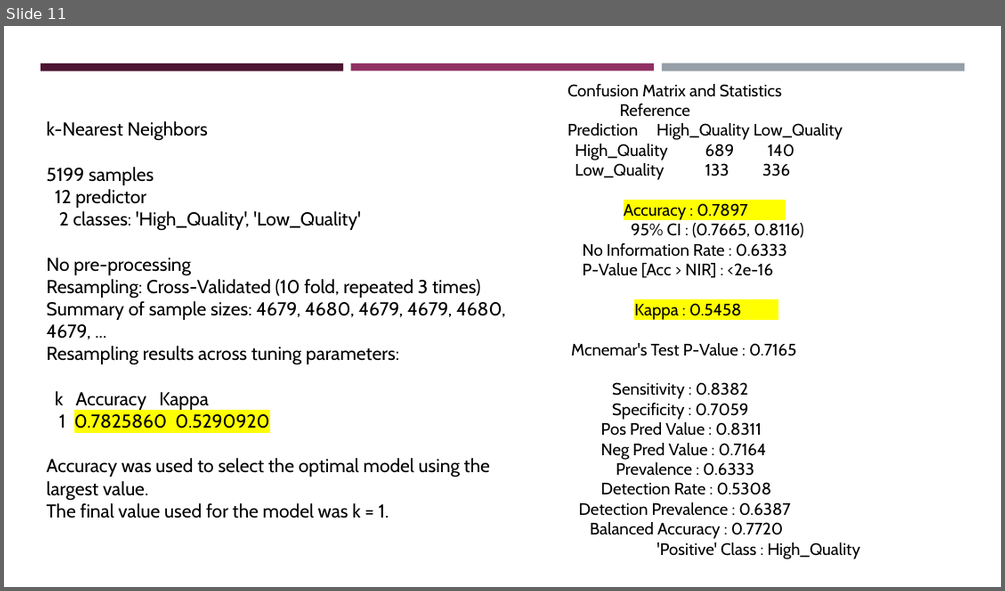
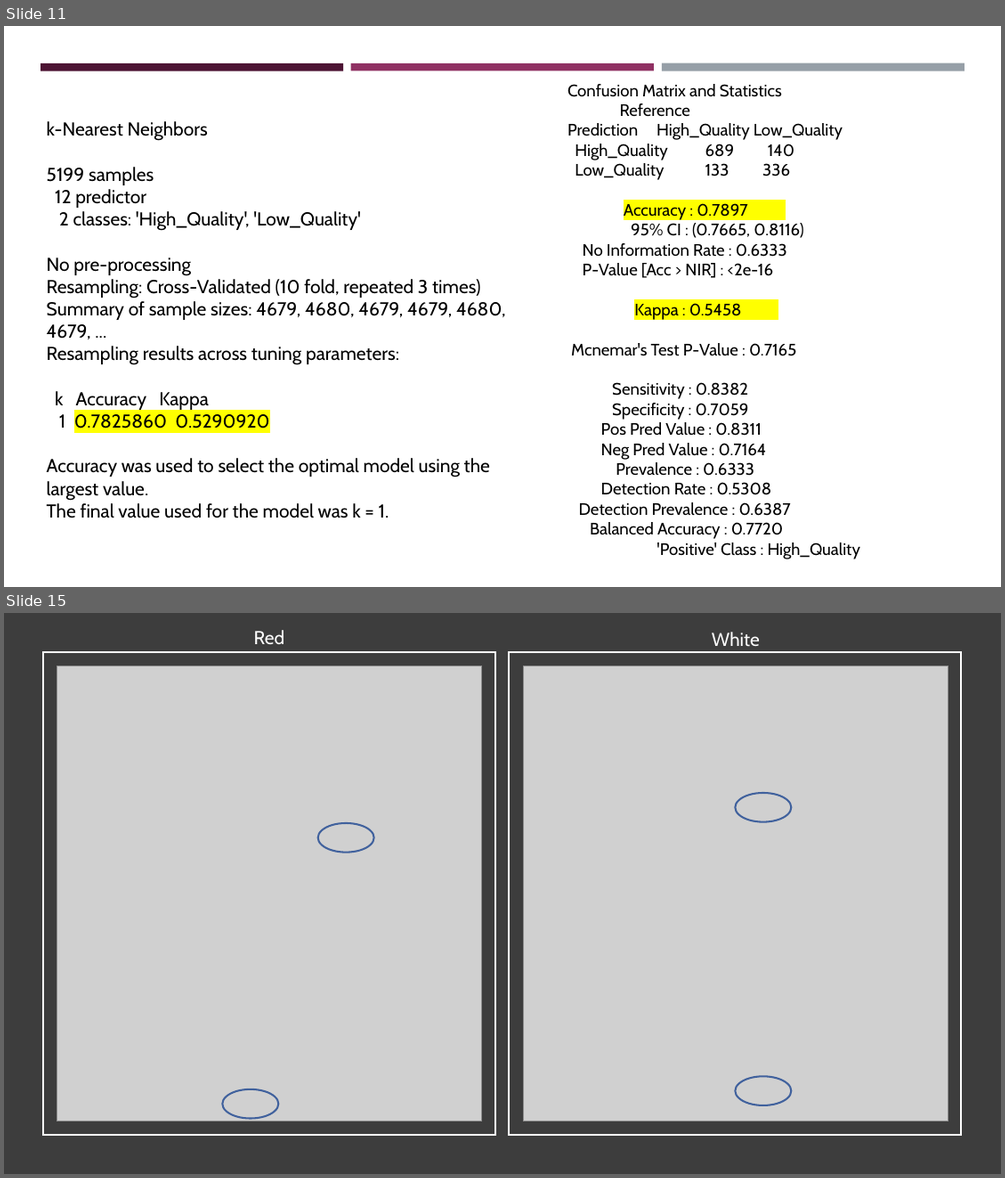
Before and after one commit to dudemandando/WineMachineLearning, a slide deck: IST707_Wine_Quality_Prediction_Dec2021.pptx. Shown one above the other, each under a label of ours: slide 11 before the commit, slides 11 and 15 after it; the slides between them are not shown. The pictures are 1005x591 and 1005x1178 pixels, drawn with LibreOffice and Linux fonts; fonts in the diff are those of the drawing; grey boxes stand for pictures. Boxes give left, top, right and bottom in pixels: in the first picture for what was removed or moved away, otherwise in the second. Text is boxed around its words. In the diff, an @@ line names an element or a change of style, - is before the commit and + after.

```diff
--- a/IST707_Wine_Quality_Prediction_Dec2021.pptx
+++ b/IST707_Wine_Quality_Prediction_Dec2021.pptx
@@ slide 15 added at box(4, 613, 1001, 1174), background #3D3D3D @@
@@ rectangle added at box(4, 613, 1001, 1174), fill #3D3D3D @@
@@ text added at box(254, 630, 285, 644), 18 pt, text #FFFFFF @@
+Red
@@ text added at box(712, 632, 760, 646), 18 pt, text #FFFFFF @@
+White
@@ rectangle added at box(43, 653, 496, 1135), outline #FFFFFF 1.75 pt @@
@@ picture added at box(57, 666, 482, 1121) @@
@@ rectangle added at box(509, 653, 961, 1135), outline #FFFFFF 1.75 pt @@
@@ picture added at box(523, 666, 948, 1121) @@
@@ ellipse added at box(736, 793, 792, 821), outline #40619D 1.75 pt @@
@@ ellipse added at box(318, 823, 374, 852), outline #40619D 1.75 pt @@
@@ ellipse added at box(222, 1089, 278, 1119), outline #40619D 1.75 pt @@
@@ ellipse added at box(736, 1076, 792, 1105), outline #40619D 1.75 pt @@
```
Also in this commit, not shown: 3 other slides added.
